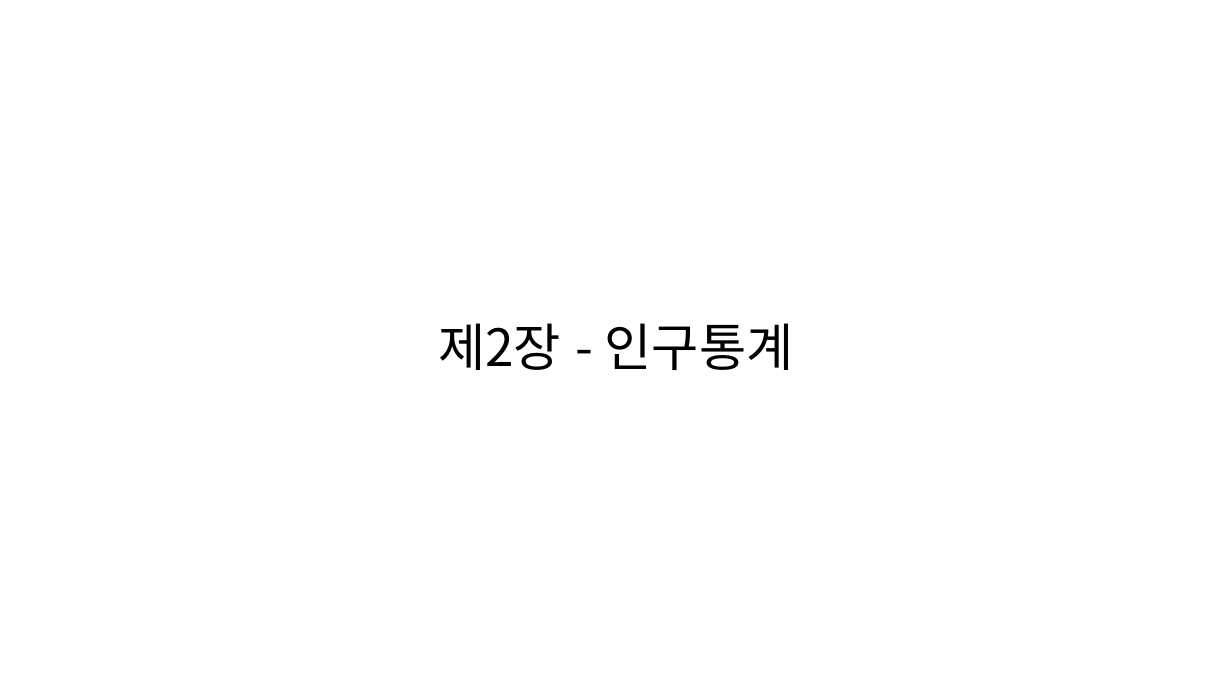
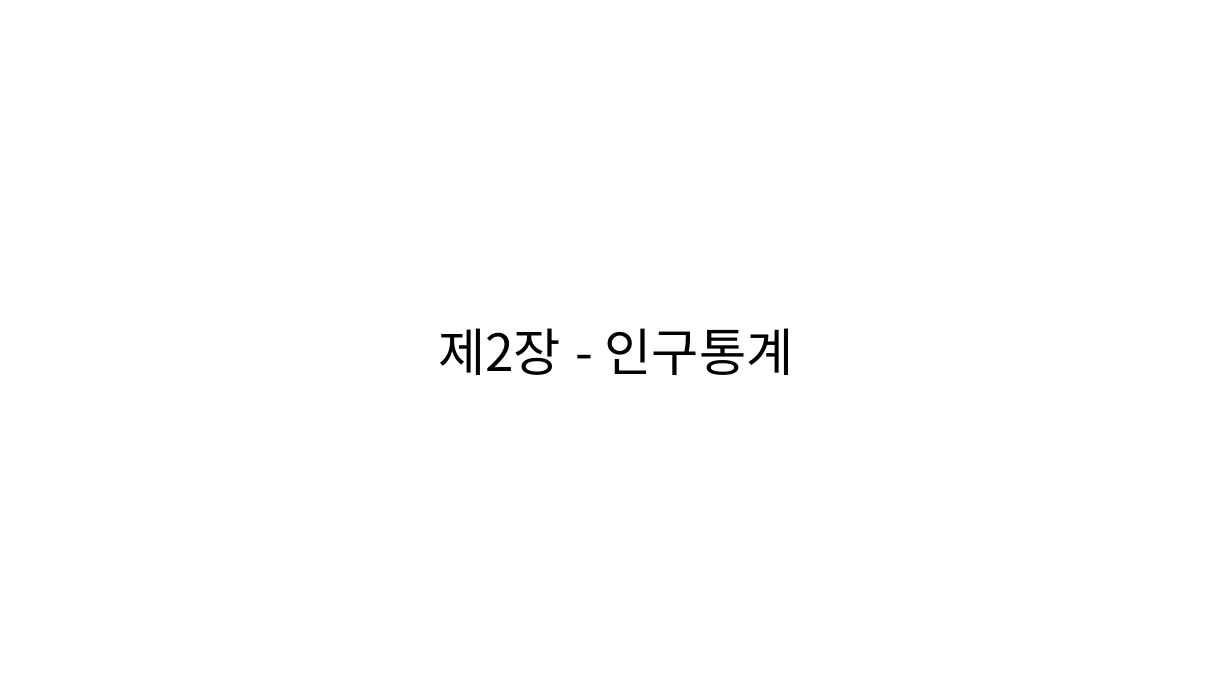
Before and after one commit to KNOU-STUDY/KNOU-UNDERSTANDING-NATIONAL-STATISTICS, a slide deck: slide 1 of previous_question/2장-인구통계.pptx. Drawn at 1232x693 pixels with LibreOffice and Linux fonts; fonts in the diff are those of the drawing. Boxes give left, top, right and bottom in pixels: in the first picture for what was removed or moved away, otherwise in the second. Text is boxed around its words. In the diff, an @@ line names an element or a change of style, - is before the commit and + after.

```diff
--- a/previous_question/2장-인구통계.pptx
+++ b/previous_question/2장-인구통계.pptx
@@ text "제2장 - 인구통계": place and size @@
-text "제2장 - 인구통계" at [438,323,794,370]
+text "제2장 - 인구통계" at [438,328,794,375]
```
Also in this commit, not shown: 1 other file.
